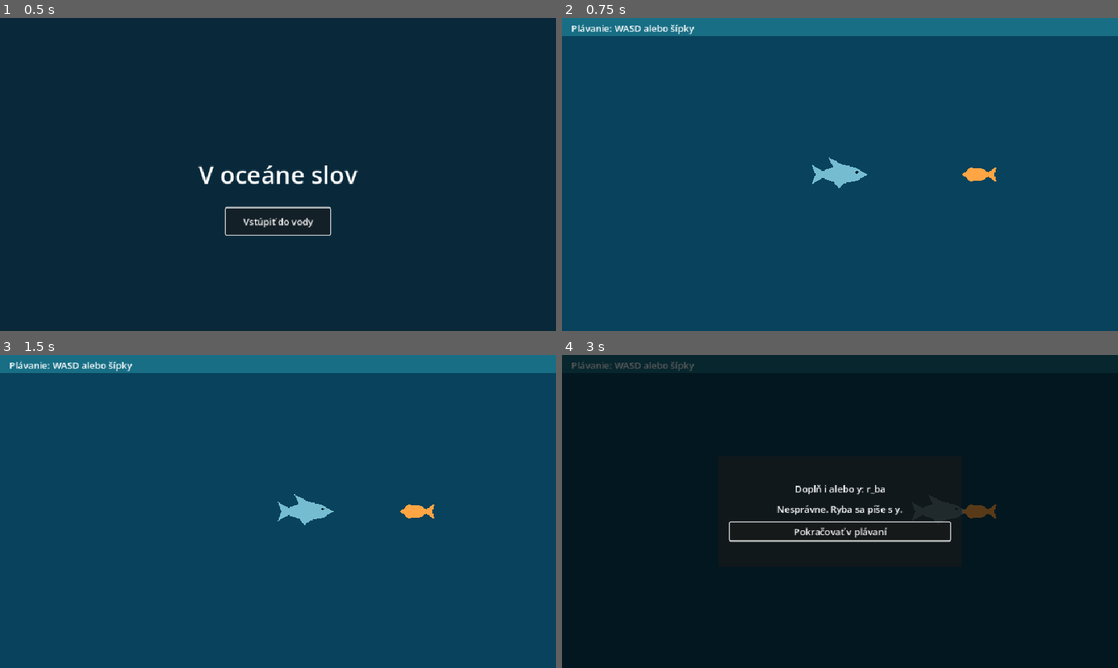
Above: before the commit, frames 1-4 (two rows, left to right).
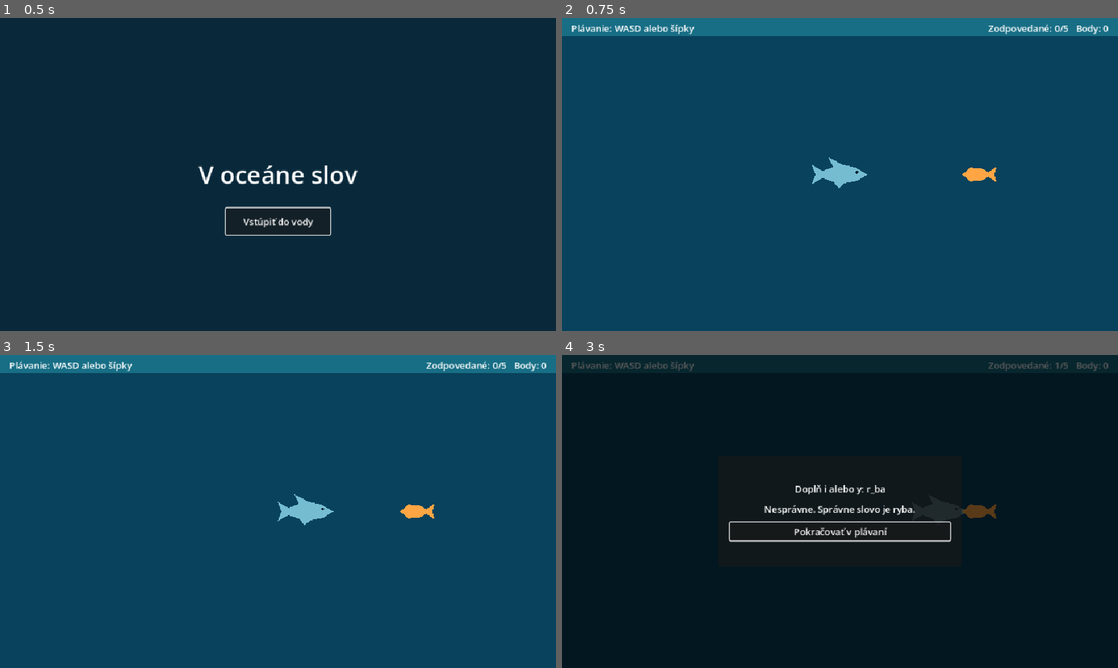
Above: after the commit, the same moments.

Repository: UCM-MS/T6-Projekt-V-oceane-slov
Game: Godot game, scene res://start.tscn
Same seed, same stepped clock (60 frames per second), same inputs: the game is played once before the commit and once after it.
Inputs:
- Up to frame 1 (0.5 s): no input
- Up to frame 2 (0.75 s): click "Vstúpiť do vody" at 0.5 s
- Up to frame 3 (1.5 s): tap Enter at 1.25 s; hold D (swim_right) from 1.28 s (still down)
- Up to frame 4 (3 s): release D (swim_right) at 2.03 s; hold S (swim_down) 2.03-2.75 s; click "i" at 2.75 s

Frame 1 is identical in both runs. In frame 2, 0.3% of the frame differs, in the area x 76-99%, y 1-6%; in frame 3, 0.3%; in frame 4, 0.6%, in the area x 36-99%, y 2-52%.

Commit message:
added more fishes

Diff:
--- a/project/game/water.gd
+++ b/project/game/water.gd
@@ -1,13 +1,38 @@
 extends Node2D
 
 const ENCOUNTER_DISTANCE := 68.0
+const QUESTIONS := [
+	["r_ba", "ryba", "y", Vector2(720, 270)],
+	["l_st", "list", "i", Vector2(760, 410)],
+	["s_r", "syr", "y", Vector2(340, 390)],
+	["m_ska", "miska", "i", Vector2(220, 150)],
+	["jaz_k", "jazyk", "y", Vector2(650, 130)],
+]
+
+var question_index := 0
+var score := 0
 
 @onready var shark: Node2D = $Shark
 @onready var fish: Node2D = $Fish
 @onready var quiz: CanvasLayer = $Quiz
+@onready var question_label: Label = %Question
+@onready var progress: Label = %Progress
 @onready var answers: HBoxContainer = %Answers
 @onready var feedback: Label = %Feedback
 @onready var continue_button: Button = %Continue
+
+
+func _ready() -> void:
+	_place_fish()
+
+
+func _place_fish() -> void:
+	fish.position = QUESTIONS[question_index][3]
+	_update_progress()
+
+
+func _update_progress() -> void:
+	progress.text = "Zodpovedané: %d/%d   Body: %d" % [question_index, QUESTIONS.size(), score]
 
 
 func _physics_process(_delta: float) -> void:
@@ -16,19 +41,49 @@
 
 	set_physics_process(false)
 	shark.set_physics_process(false)
+	question_label.text = "Doplň i alebo y: %s" % QUESTIONS[question_index][0]
+	answers.show()
+	feedback.hide()
+	continue_button.hide()
 	quiz.show()
 	%AnswerI.grab_focus()
 
 
-func _show_answer(correct: bool) -> void:
+func _show_answer(letter: String) -> void:
+	if not answers.visible:
+		return
+
 	answers.hide()
-	feedback.text = "Správne! Ryba sa píše s y." if correct else "Nesprávne. Ryba sa píše s y."
+	var entry: Array = QUESTIONS[question_index]
+	if letter == entry[2]:
+		score += 1
+		feedback.text = "Správne! %s (+1 bod)" % entry[1]
+	else:
+		feedback.text = "Nesprávne. Správne slovo je %s." % entry[1]
+
+	question_index += 1
+	_update_progress()
 	feedback.show()
+	continue_button.text = "Zobraziť výsledok" if question_index == QUESTIONS.size() else "Pokračovať v plávaní"
 	continue_button.show()
 	continue_button.grab_focus()
 
 
 func _continue_swimming() -> void:
+	if question_index == QUESTIONS.size():
+		fish.hide()
+		question_label.text = "Kolo je hotové"
+		feedback.text = "Výsledok: %d / %d bodov" % [score, QUESTIONS.size()]
+		continue_button.hide()
+		%Replay.show()
+		%Replay.grab_focus()
+		return
+
 	quiz.hide()
-	fish.hide()
+	_place_fish()
+	set_physics_process(true)
 	shark.set_physics_process(true)
+
+
+func _replay() -> void:
+	get_tree().reload_current_scene()
--- a/project/game/water.tscn
+++ b/project/game/water.tscn
@@ -22,6 +22,13 @@
 offset_left = 16.0
 offset_top = 6.0
 text = "Plávanie: WASD alebo šípky"
+
+[node name="Progress" type="Label" parent="."]
+unique_name_in_owner = true
+offset_left = 650.0
+offset_top = 6.0
+offset_right = 944.0
+horizontal_alignment = 2
 
 [node name="Shark" type="Node2D" parent="."]
 position = Vector2(480, 270)
@@ -72,7 +79,7 @@
 alignment = 1
 
 [node name="Question" type="Label" parent="Quiz/Shade/Panel/Margin/Content"]
-text = "Doplň i alebo y: r_ba"
+unique_name_in_owner = true
 horizontal_alignment = 1
 
 [node name="Answers" type="HBoxContainer" parent="Quiz/Shade/Panel/Margin/Content"]
@@ -98,6 +105,12 @@
 visible = false
 text = "Pokračovať v plávaní"
 
-[connection signal="pressed" from="Quiz/Shade/Panel/Margin/Content/Answers/AnswerI" to="." method="_show_answer" binds= [false]]
-[connection signal="pressed" from="Quiz/Shade/Panel/Margin/Content/Answers/AnswerY" to="." method="_show_answer" binds= [true]]
+[node name="Replay" type="Button" parent="Quiz/Shade/Panel/Margin/Content"]
+unique_name_in_owner = true
+visible = false
+text = "Hrať znova"
+
+[connection signal="pressed" from="Quiz/Shade/Panel/Margin/Content/Answers/AnswerI" to="." method="_show_answer" binds= ["i"]]
+[connection signal="pressed" from="Quiz/Shade/Panel/Margin/Content/Answers/AnswerY" to="." method="_show_answer" binds= ["y"]]
 [connection signal="pressed" from="Quiz/Shade/Panel/Margin/Content/Continue" to="." method="_continue_swimming"]
+[connection signal="pressed" from="Quiz/Shade/Panel/Margin/Content/Replay" to="." method="_replay"]
